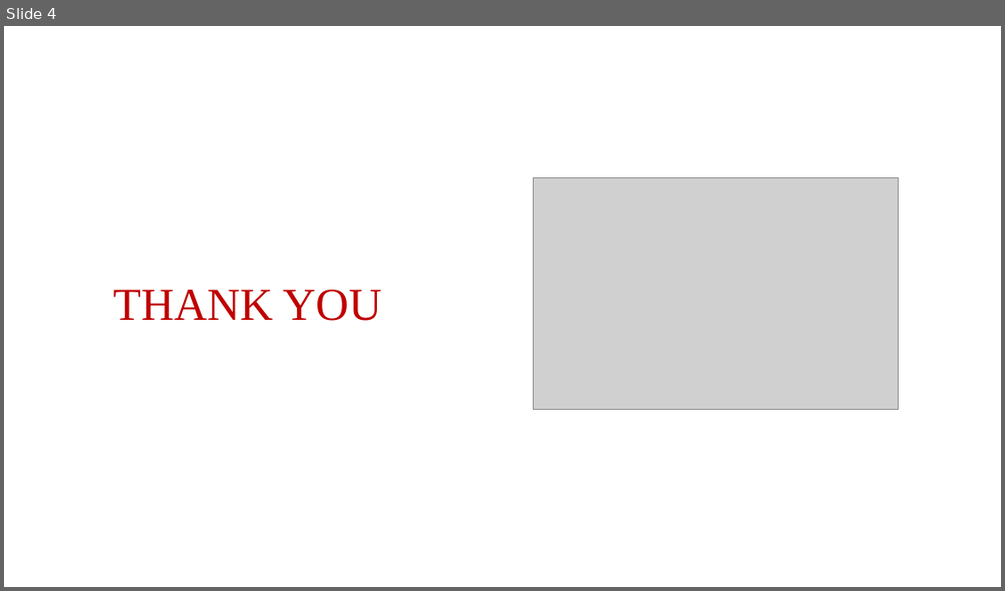
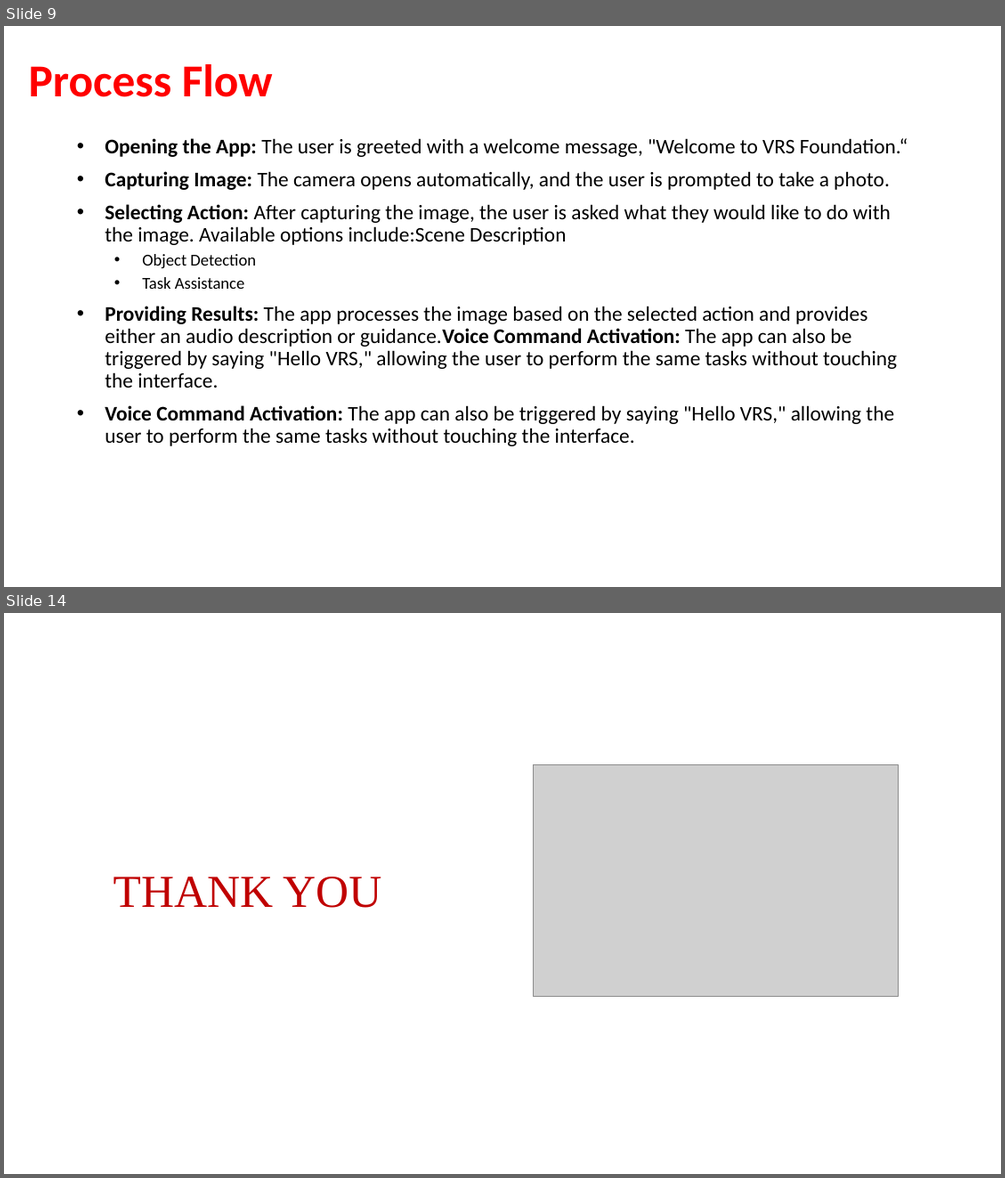
Before and after one commit to VijayShinde1996/AI_Powered_Assistant_Visually_Impaired_Individuals, a slide deck: Innomatics_Project_Report.pptx. Shown one above the other, each under a label of ours: slide 4 before the commit, slides 9 and 14 after it; the slides between them are not shown. The pictures are 1005x591 and 1005x1178 pixels, drawn with LibreOffice and Linux fonts; fonts in the diff are those of the drawing; grey boxes stand for pictures; background and template pictures are left out. Boxes give left, top, right and bottom in pixels: in the first picture for what was removed or moved away, otherwise in the second. Text is boxed around its words. In the diff, an @@ line names an element or a change of style, - is before the commit and + after.

```diff
--- a/Innomatics_Project_Report.pptx
+++ b/Innomatics_Project_Report.pptx
@@ slide 9 added at box(4, 26, 1001, 587), background #FFFFFF @@
@@ title added at box(29, 64, 273, 97), 44 pt, text #FF0000, bold @@
+Process Flow
@@ text added at box(105, 138, 908, 446), 20 pt, text #000000 @@
+• Opening the App: The user is greeted with a welcome message, "Welcome to VRS Foundation.“
+• Capturing Image: The camera opens automatically, and the user is prompted to take a photo.
+• Selecting Action: After capturing the image, the user is asked what they would like to do with the image. Available options include:Scene Description
+  • Object Detection
+  • Task Assistance
+• Providing Results: The app processes the image based on the selected action and provides either an audio description or guidance.Voice Command Activation: The app can also be triggered by saying "Hello VRS," allowing the user to perform the same tasks without touching the interface.
+• Voice Command Activation: The app can also be triggered by saying "Hello VRS," allowing the user to perform the same tasks without touching the interface.
@@ what was slide 4 is now slide 14 @@
```
Also in this commit, not shown: 12 other slides added, 3 slides removed, 4 other files.
